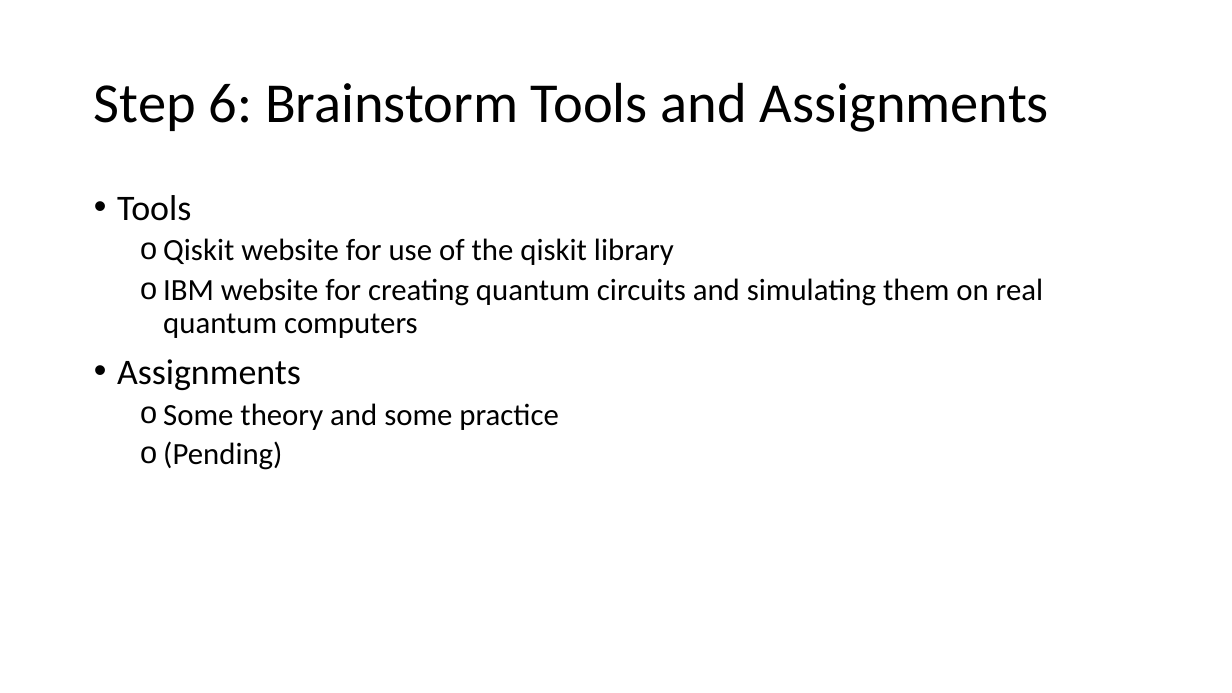
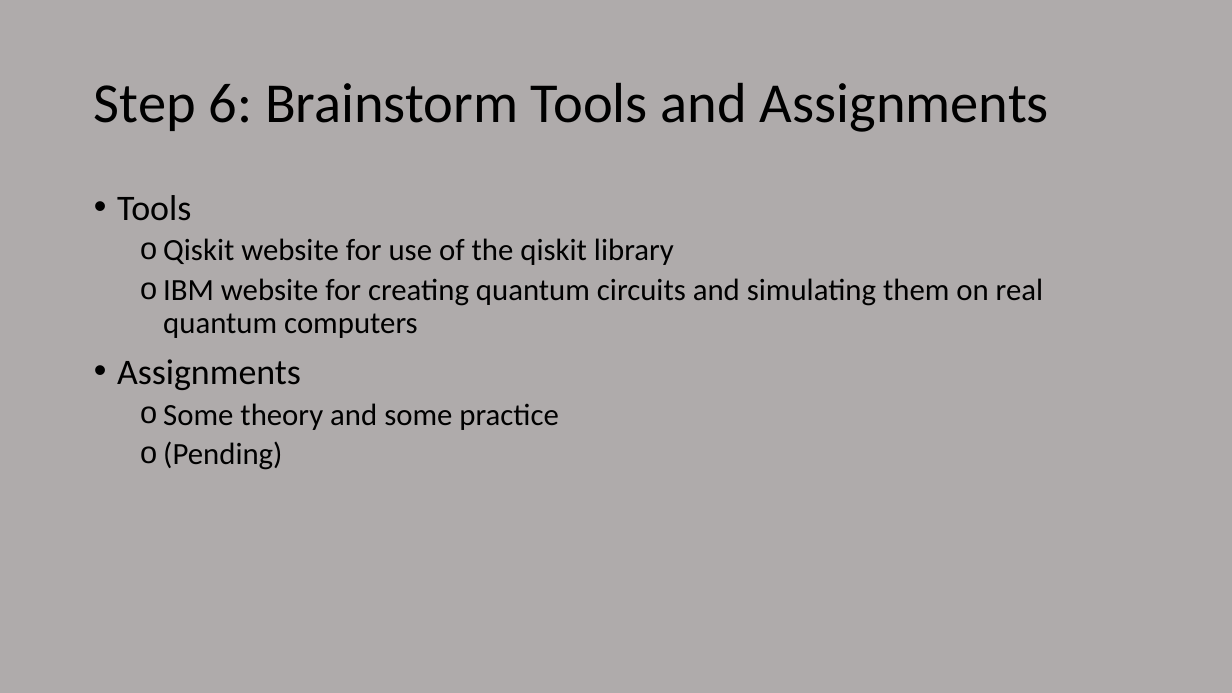
Before and after one commit to NoleStites/STEM-REx, a slide deck: slide 9 of Faculty_Presentation_DRAFT_2.pptx (slide 8 before the commit). Drawn at 1232x693 pixels with LibreOffice and Linux fonts; fonts in the diff are those of the drawing. Boxes give left, top, right and bottom in pixels: in the first picture for what was removed or moved away, otherwise in the second. Text is boxed around its words. In the diff, an @@ line names an element or a change of style, - is before the commit and + after.

```diff
--- a/Faculty_Presentation_DRAFT_2.pptx
+++ b/Faculty_Presentation_DRAFT_2.pptx
@@ background #FFFFFF to #AFABAB @@
```
Also in this commit, not shown: 8 other slides changed, 1 slide added, 5 other files.
